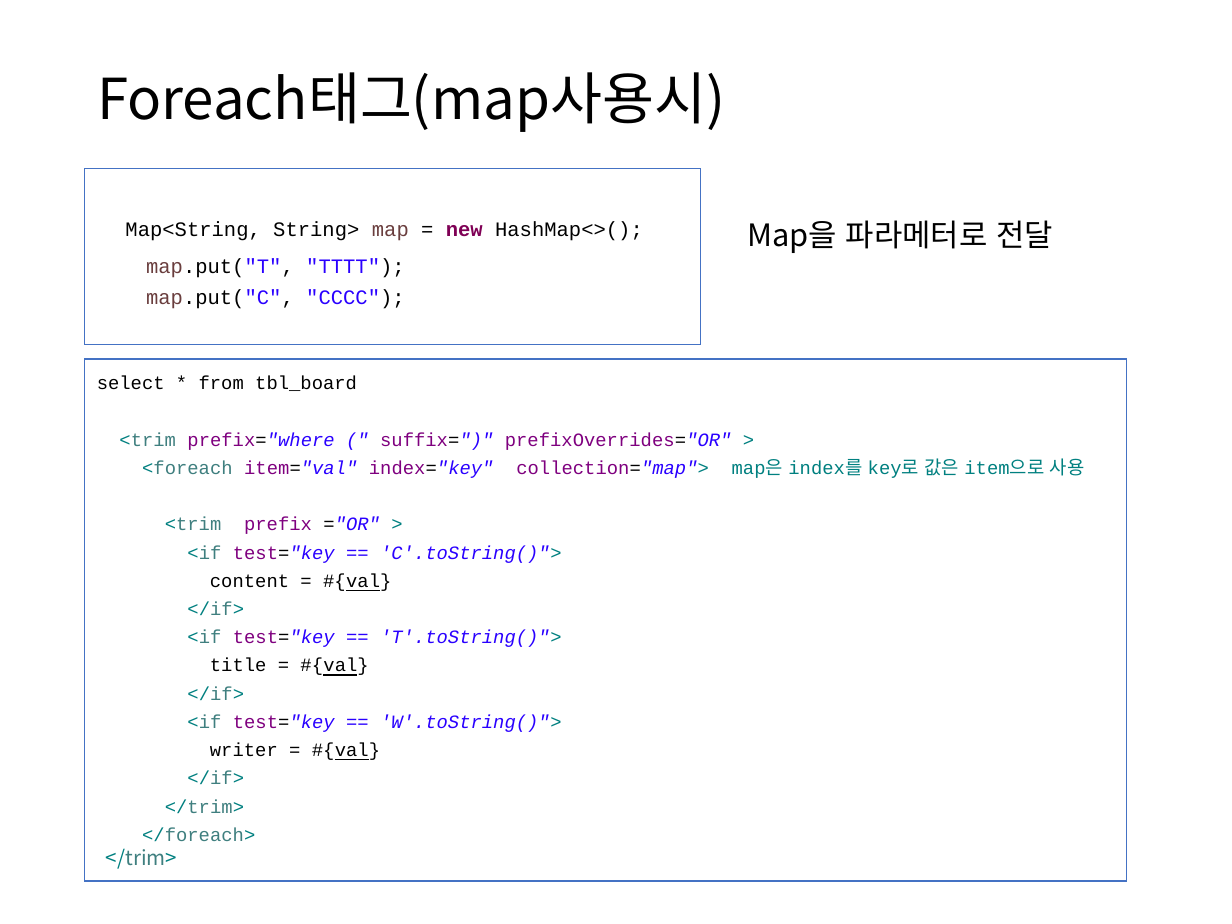
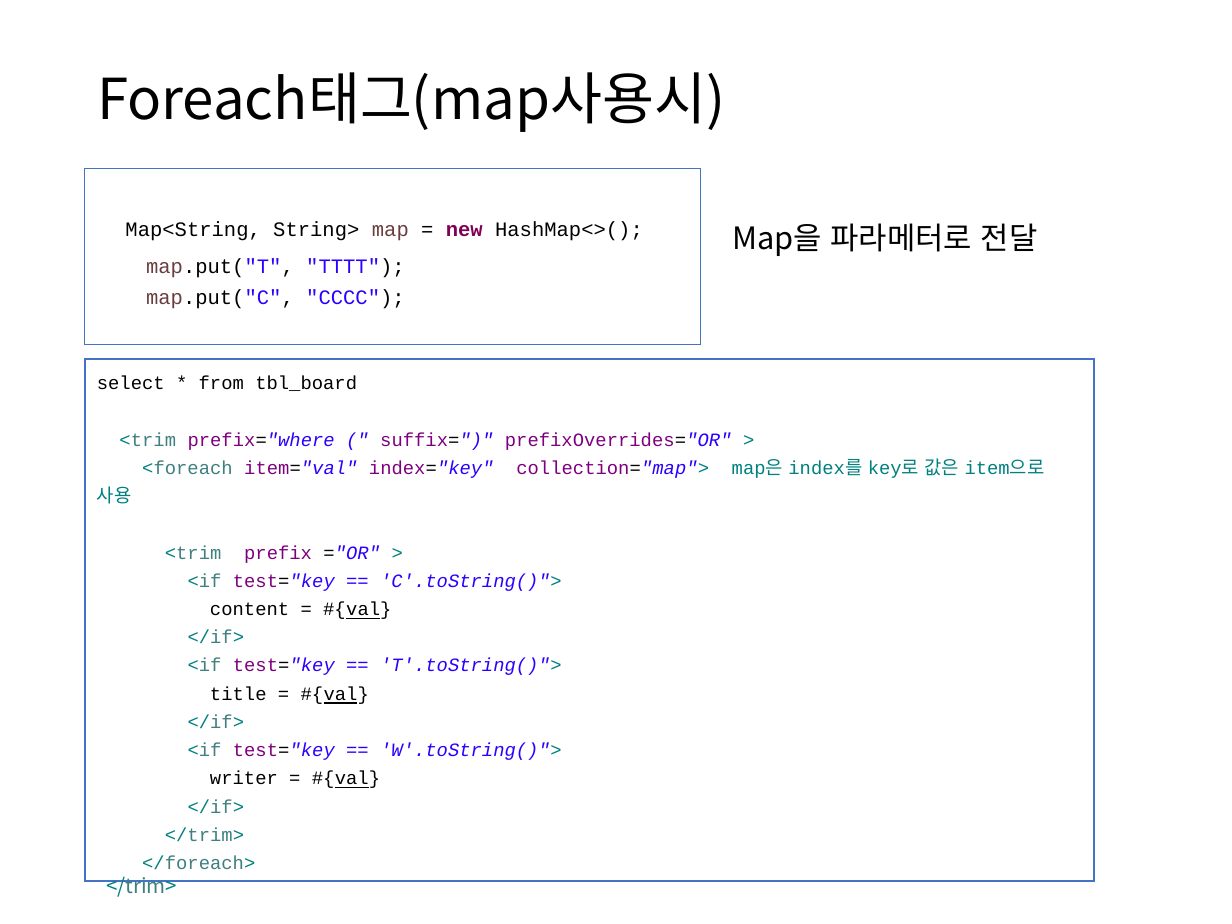
Before and after one commit to itrecipe/Web_Study_ez, a slide deck: slide 130 of spring - 학습자료/PART3.pptx. Drawn at 1232x924 pixels with LibreOffice and Linux fonts; fonts in the diff are those of the drawing. Boxes give left, top, right and bottom in pixels: in the first picture for what was removed or moved away, otherwise in the second. Text is boxed around its words. In the diff, an @@ line names an element or a change of style, - is before the commit and + after.

```diff
--- a/spring - 학습자료/PART3.pptx
+++ b/spring - 학습자료/PART3.pptx
@@ text "Map을 파라메터로 전달" moved from (x1=747, y1=220, x2=1053, y2=253) to (x1=732, y1=223, x2=1038, y2=256) @@
@@ rectangle "select * from tbl_board" resized from (x1=85, y1=360, x2=1127, y2=882) to (x1=85, y1=360, x2=1095, y2=882) @@
```
Also in this commit, not shown: 7 other slides changed.
